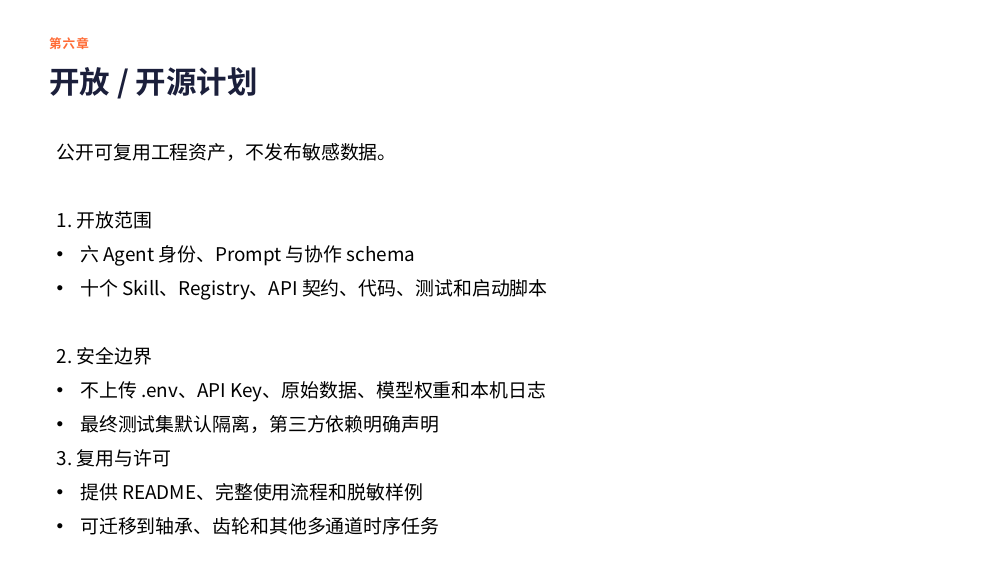
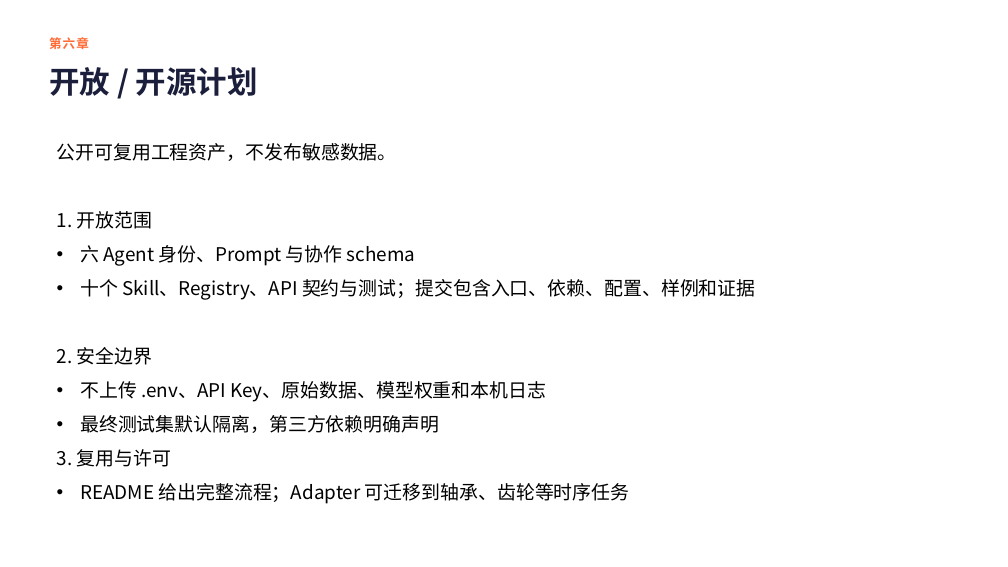
Before and after one commit to season-yy/ToolWear_agent, a slide deck: slide 15 of docs/submission/刃知-AgentTeams-初赛方案.pptx. Drawn at 1008x567 pixels with LibreOffice and Linux fonts; fonts in the diff are those of the drawing. Boxes give left, top, right and bottom in pixels: in the first picture for what was removed or moved away, otherwise in the second. Text is boxed around its words. In the diff, an @@ line names an element or a change of style, - is before the commit and + after.

```diff
--- a/docs/submission/刃知-AgentTeams-初赛方案.pptx
+++ b/docs/submission/刃知-AgentTeams-初赛方案.pptx
@@ text at [80,279,756,300]: text changed @@
-• 十个 Skill、Registry、API 契约、代码、测试和启动脚本
+• 十个 Skill、Registry、API 契约与测试；提交包含入口、依赖、配置、样例和证据
@@ text at [80,483,630,504]: text changed @@
-• 提供 README、完整使用流程和脱敏样例
-• 可迁移到轴承、齿轮和其他多通道时序任务
+• README 给出完整流程；Adapter 可迁移到轴承、齿轮等时序任务
```
Also in this commit, not shown: 5 other slides changed, 12 other files.
